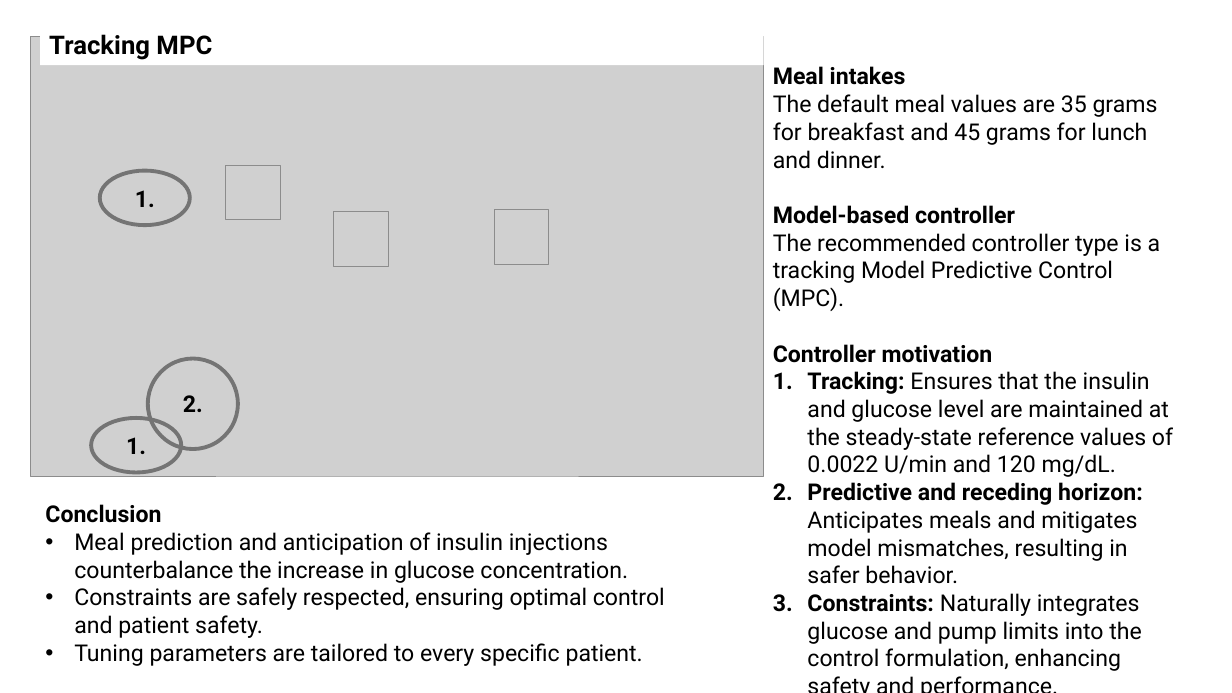
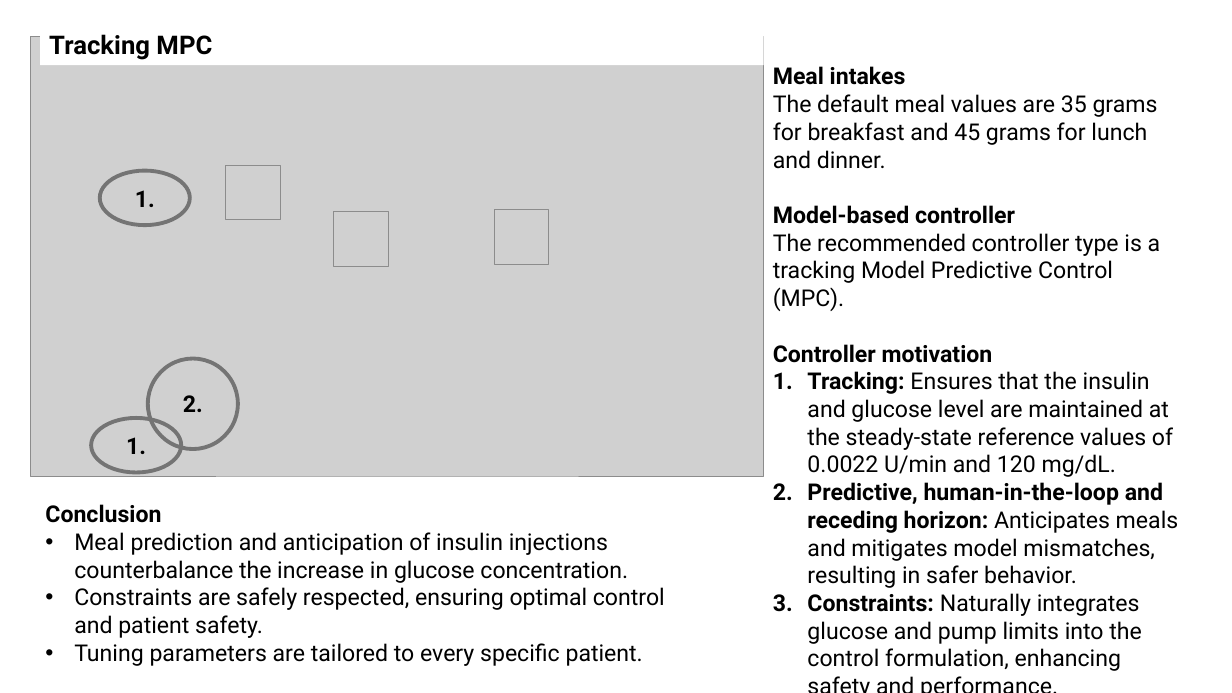
Before and after one commit to Jackmastro/MPC_DeePC_COCO, a slide deck: slide 4 of COCO2024project_GiacomoMastroddi.pptx. Drawn at 1232x693 pixels with LibreOffice and Linux fonts; fonts in the diff are those of the drawing; grey boxes stand for pictures. Boxes give left, top, right and bottom in pixels: in the first picture for what was removed or moved away, otherwise in the second. Text is boxed around its words. In the diff, an @@ line names an element or a change of style, - is before the commit and + after.

```diff
--- a/COCO2024project_GiacomoMastroddi.pptx
+++ b/COCO2024project_GiacomoMastroddi.pptx
@@ text at <box>807,482,1179,588</box>: text changed @@
-2. Predictive and receding horizon: Anticipates meals and mitigates model mismatches, resulting in safer behavior.
+2. Predictive, human-in-the-loop and receding horizon: Anticipates meals and mitigates model mismatches, resulting in safer behavior.
```
Also in this commit, not shown: 2 other slides changed, 2 other files.
